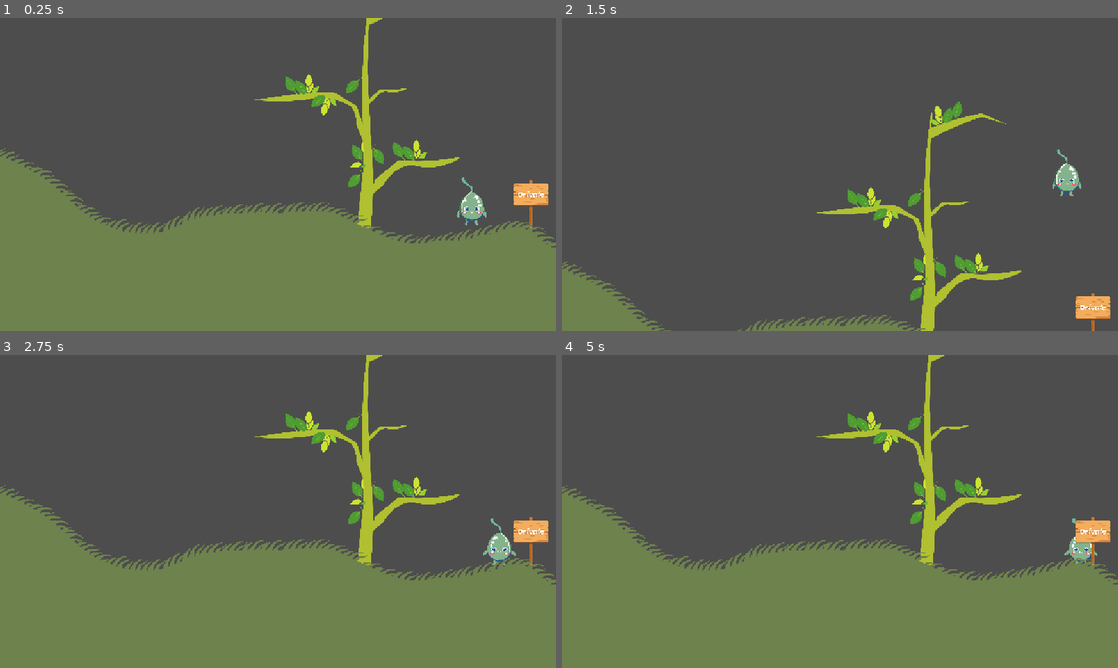
Above: before the commit, frames 1-4 (two rows, left to right).
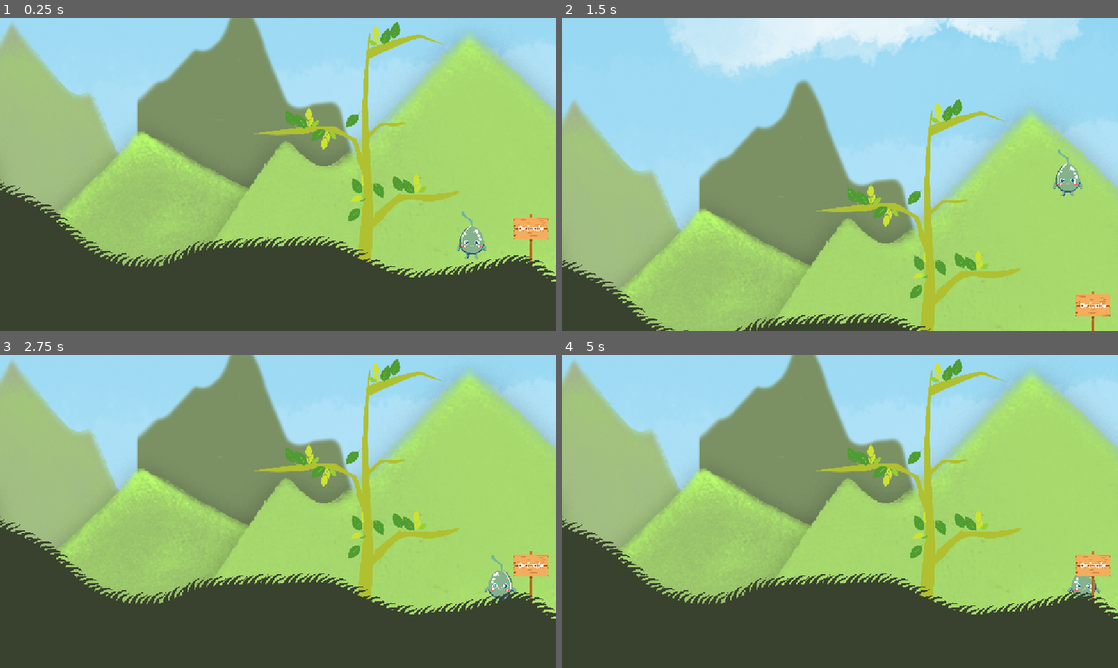
Above: after the commit, the same moments.

Repository: akkajoe/Wandr
Game: Godot game, scene res://levels/level_02.tscn
Same seed, same stepped clock (60 frames per second), same inputs: the game is played once before the commit and once after it.
Inputs:
- Up to frame 1 (0.25 s): no input
- Up to frame 2 (1.5 s): hold D (right) from 0.53 s (still down); tap Space (jump) at 0.77 s
- Up to frame 3 (2.75 s): tap Space (jump) at 1.52 s; release D (right) at 2.03 s; hold A (left) from 2.03 s (still down)
- Up to frame 4 (5 s): release A (left) at 2.78 s; hold D (right) 2.78-4.28 s; tap Space (jump) at 3.02, 3.77, 4.52 s; hold A (left) from 4.28 s (still down)

The runs differ from the first frame. In frame 1, 99% of the frame differs, in the area x 0-100%, y 0-100%; in frame 2, 97%; in frame 3, 99%; in frame 4, 99%.

Commit message:
Changed ground color and camera limits for level2

Diff:
--- a/wandr/Player/player.tscn
+++ b/wandr/Player/player.tscn
@@ -33,7 +33,7 @@
 }]
 
 [sub_resource type="RectangleShape2D" id="RectangleShape2D_pk6rw"]
-size = Vector2(304, 388)
+size = Vector2(237, 358)
 
 [sub_resource type="RectangleShape2D" id="RectangleShape2D_4ntmi"]
 size = Vector2(221.5, 105)
@@ -51,15 +51,15 @@
 frame_progress = 0.757567
 
 [node name="CollisionShape2D" type="CollisionShape2D" parent="."]
-position = Vector2(6, 42)
+position = Vector2(11.5, 27)
 shape = SubResource("RectangleShape2D_pk6rw")
 
 [node name="Camera2D" type="Camera2D" parent="."]
 zoom = Vector2(2.5, 2.5)
 limit_left = -285
-limit_top = 0
+limit_top = 60
 limit_right = 1150
-limit_bottom = 648
+limit_bottom = 620
 editor_draw_limits = true
 
 [node name="detectionarea" type="Area2D" parent="."]
--- a/wandr/levels/level_01.tscn
+++ b/wandr/levels/level_01.tscn
@@ -44,8 +44,8 @@
 [node name="ParallaxLayer" type="ParallaxLayer" parent="ParallaxBackground" index="0"]
 
 [node name="Sprite2D" type="Sprite2D" parent="ParallaxBackground/ParallaxLayer" index="0"]
-position = Vector2(530, 191)
-scale = Vector2(1.63448, 1.63448)
+position = Vector2(433, 236)
+scale = Vector2(1.39862, 1.39862)
 texture = ExtResource("4_gg43x")
 
 [node name="AudioStreamPlayer2D" type="AudioStreamPlayer2D" parent="." index="6"]
--- a/wandr/levels/level_02.tscn
+++ b/wandr/levels/level_02.tscn
@@ -10,6 +10,7 @@
 [ext_resource type="Texture2D" uid="uid://cei4ivpljga6d" path="res://assets/World/orivale_name.png" id="7_2owmk"]
 [ext_resource type="PackedScene" uid="uid://cqojob2slctjo" path="res://leaf.tscn" id="9_cwmx8"]
 [ext_resource type="AudioStream" uid="uid://dh1qxmoudtwh6" path="res://assets/audio/birds-chirping-calm-173695.mp3" id="10_05651"]
+[ext_resource type="Texture2D" uid="uid://bcwodojyn0lc2" path="res://assets/bg/orivale_bg.png" id="11_xxuo2"]
 
 [sub_resource type="RectangleShape2D" id="RectangleShape2D_h518d"]
 size = Vector2(28, 366.5)
@@ -72,7 +73,7 @@
 [node name="CollisionPolygon2D" type="CollisionPolygon2D" parent="StaticBody2D" index="8"]
 position = Vector2(913, 572)
 scale = Vector2(0.1, 0.1)
-polygon = PackedVector2Array(2390, 140, 2260, 20, 2090, -80, 1990, -80, 1880, -40, 1730, 10, 1580, 30, 1340, 50, 1210, 59.9995, 900, 0, 510, -170, 200, -200, -170, -190, -580, -140, -820, -50, -960, -20, -1140, 0, -1370, -30, -1610, -190, -1850, -440, -2110, -610, -2400, -700, -2620, -650, -2820, -550, -3040, -380, -3190, -240, -3330, -140, -3530, -40, -3780, -20, -4030, -60, -4190, -130, -4410, -180, -4760, -190, -5290, -210, -5840, 40, -6030, 60, -6210, 40, -6380, 30, -6590, -10, -6710, -40, -6840, -80, -6940, -60, -7060, 60, -7190, 150, -7480, -80, -7620, -70, -7780, -10, -8080, 40, -8230, 40, -8440, 80, -8700, -20, -9070, -200, -10010, -190, -10270, -110, -10400, -40, -10600, -20, -10790, -20, -11030, -80, -11300, -250, -11390, -330, -11610, -500, -11890, -620, -12000, -740, -11990, 760, -7460, 760, -130.001, 750, 2380, 740)
+polygon = PackedVector2Array(2390, 140, 2260, 20, 2090, -80, 1990, -80, 1870, -40, 1720, -20, 1580, 10, 1330, 30, 1200, 50, 890, -40, 490, -200, 70, -210, -240, -200, -580, -170, -840, -60, -1030, -30, -1200, -40, -1370, -90, -1620, -250, -1850, -460, -2120, -620, -2380, -710, -2620, -650, -2820, -550, -3060, -380, -3230, -260, -3370, -150, -3550, -70, -3790, -40, -4040, -90, -4200, -150, -4420, -210, -4760, -230, -5290, -210, -5850, 10, -6070, 40, -6220, 20, -6410, -10, -6600, -20, -6730, -60, -6850, -110, -6960, -70, -7090, 50, -7190, 110, -7480, -80, -7640, -80, -7780, -30, -8080, 20, -8230, 20, -8460, 40, -8710, -50, -9080, -200, -10010, -200, -10280, -140, -10430, -70, -10610, -40, -10800, -50, -11020, -110, -11300, -280, -11390, -370, -11610, -560, -11870, -670, -12000, -740, -11990, 760, -7460, 760, -130.001, 750, 2380, 740)
 
 [node name="tree3" type="Sprite2D" parent="StaticBody2D" index="9"]
 position = Vector2(503, 439)
@@ -632,3 +633,12 @@
 volume_db = 7.157
 pitch_scale = 0.35
 parameters/looping = true
+
+[node name="ParallaxBackground" type="ParallaxBackground" parent="." index="118"]
+
+[node name="ParallaxLayer" type="ParallaxLayer" parent="ParallaxBackground" index="0"]
+
+[node name="Sprite2D" type="Sprite2D" parent="ParallaxBackground/ParallaxLayer" index="0"]
+position = Vector2(417, 338)
+scale = Vector2(0.71728, 0.71728)
+texture = ExtResource("11_xxuo2")
Binary file changed: wandr/assets/World/GROUND.png
Binary file added: wandr/assets/bg/orivale_bg.png
Not shown, added: wandr/assets/bg/orivale_bg.png.import
Binary file changed: wandr/assets/items/grass/0.png
Binary file changed: wandr/assets/items/grass/1.png
Binary file changed: wandr/assets/items/grass/2.png
Not shown: 1 places in wandr/levels/level_02.tscn that only renumber resources
